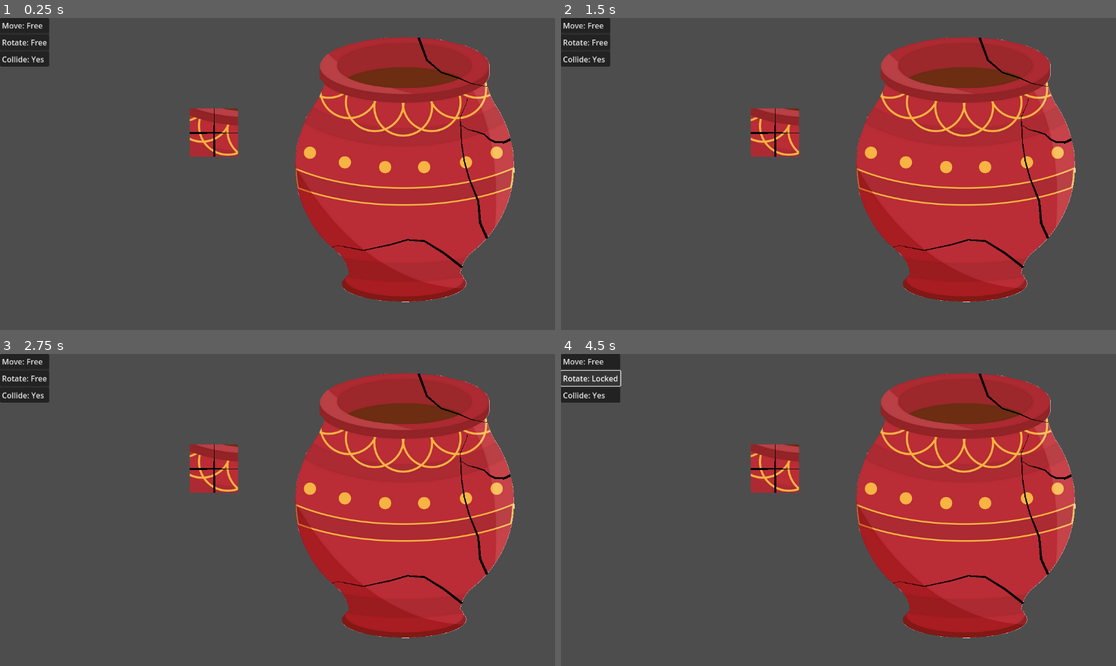
Above: before the commit, frames 1-4 (two rows, left to right).
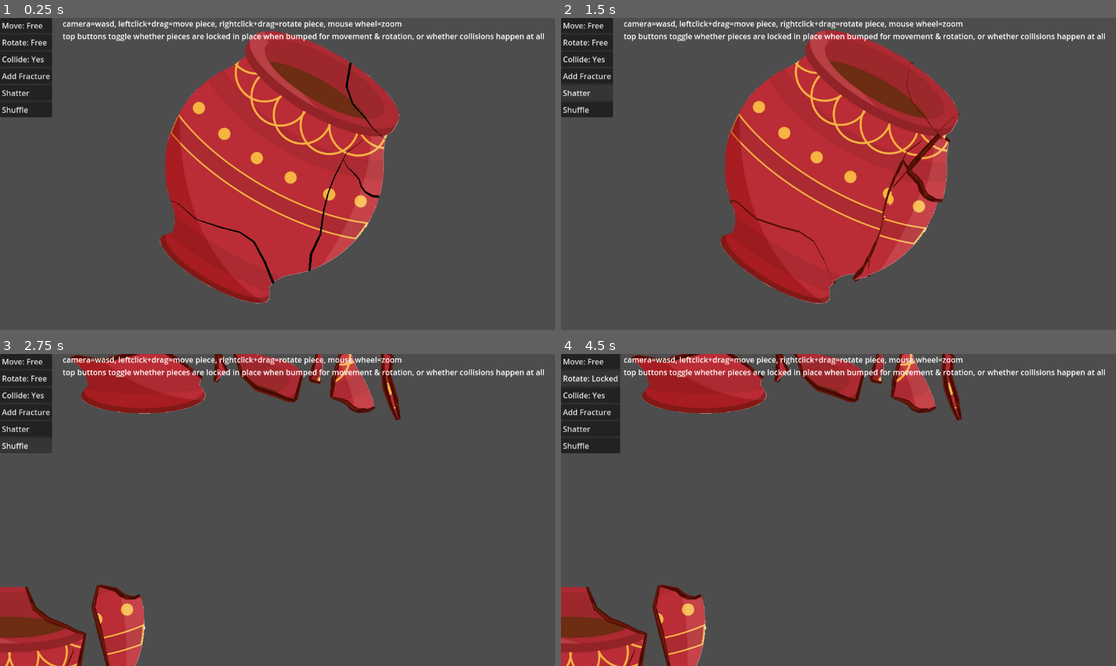
Above: after the commit, the same moments.

Repository: feyrkh/Exploratory
Game: Godot game, scene res://CleaningTable.tscn
The game is run twice, just before and just after one commit, with the same random seed, the same clock (stepped at 60 frames per second) and the same inputs.
Inputs (mouse positions are in pixels of both pictures, inside the frame that each line leads up to):
- Up to frame 1 (0.25 s): no input
- Up to frame 2 (1.5 s): click (588, 77) at 0.5 s, where only the run after the commit has a clickable "Add Fracture"; click (588, 92) at 1.25 s, where only the run after the commit has a clickable "Shatter"
- Up to frame 3 (2.75 s): click (27, 444) at 2 s, where only the run after the commit has a clickable "Shuffle"
- Up to frame 4 (4.5 s): click "Move: Free" at 2.75 s; click "Move: Locked" at 3.5 s; click "Rotate: Free" at 4.25 s

The runs differ from the first frame. In frame 1, 42% of the frame differs, in the area x 0-98%, y 0-92%; in frame 2, 42%; in frame 3, 40%; in frame 4, 40%.

Commit message:
Basic UI

Diff:
--- a/ArcheologyItem.gd
+++ b/ArcheologyItem.gd
@@ -10,7 +10,9 @@
 # if null, the user is not rotating this piece
 var rotate_start_mouse = null
 var rotate_start_item = null
+var rotate_start_item_com_position = null
 var target_rot = null
+var reset_position = null
 
 # Length of all the edges in pixels, used for picking random spots on the edge
 var total_edge_length:float = 0
@@ -148,11 +150,13 @@
 				print("Shattering item")
 				try_shatter()
 			if event.is_action_pressed("rotate_start"):
-				rotate_start_mouse = center.angle_to_point(get_global_mouse_position())
+				rotate_start_mouse = to_global(center_of_mass).angle_to_point(get_global_mouse_position())
 				rotate_start_item = global_rotation
+				rotate_start_item_com_position = to_global(center_of_mass)
 				lock_rotation = false
 				freeze = false
-				print("Starting rotate, initial rotation=", rad_to_deg(global_rotation), ", mouse start angle=", rotate_start_mouse)
+				print("Mouse at ", get_global_mouse_position(), ", COM at ", to_global(center_of_mass))
+				print("Starting rotate, initial rotation=", rad_to_deg(global_rotation), ", mouse start angle=", rad_to_deg(rotate_start_mouse))
 		if drag_start_mouse != null and event.is_action_released("drag_start"):
 			drag_start_mouse = null
 			drag_start_item = null
@@ -168,17 +172,69 @@
 			target_rot = null
 			lock_rotation = Global.lock_rotation
 			freeze = Global.freeze_pieces
+			find_child("target_rot").visible = false
+			find_child("rotate_start_item").visible = false
+			find_child("rotate_start_mouse").visible = false
+			find_child("actual_rot").visible = false
 			print("Stopping rotate")
 	elif drag_start_mouse != null and event is InputEventMouseMotion:
 		target_pos = get_global_mouse_position()
+	elif rotate_start_mouse != null and event is InputEventMouseMotion:
+		target_rot = 0.1 # just something to get the _integrate_forces method started
 	elif hover_idx >= 0 and event.is_action_pressed("delete_item"):
 		print("Deleting item ", self)
-		queue_free()
 
 func _integrate_forces(state):
+	if reset_position != null:
+		state.transform = state.transform.rotated(-state.transform.get_rotation())
+		state.transform.origin = reset_position
+		reset_position = null
+		freeze = Global.freeze_pieces
 	if target_pos != null:
 		var desired_motion = drag_start_item - global_position + target_pos - drag_start_mouse
 		state.linear_velocity = desired_motion * 25
+	if target_rot != null:
+		#var direction
+		#if (global_rotation <= target_rot) and (target_rot - global_rotation < PI):
+		#	direction = 1
+		#elif (target_rot <= global_rotation) and (global_rotation - target_rot < PI):
+		#	direction = -1
+		#elif (global_rotation <= target_rot) and (target_rot - global_rotation < PI):
+		#	direction = -1
+		#elif (target_rot <= global_rotation) and (global_rotation - target_rot < PI):
+		#	direction = 1
+		#else:
+		#	direction = target_rot - global_rotation
+		#var actual_rot = rotate_start_item - global_rotation
+		#print("target: ", rad_to_deg(target_rot), ", actual: ", rad_to_deg(actual_rot))
+		#if target_rot < global_rotation:
+			#angular_velocity = -abs(target_rot - global_rotation) * 5
+			##print("Rot neg, ", global_rotation, " to ", target_rot)
+		#elif target_rot > global_rotation:
+			#angular_velocity = abs(target_rot - global_rotation) * 5
+			##print("Rot pos, ", global_rotation, " to ", target_rot)
+		#else:
+			#print("Reached position? ", global_rotation, " vs ", target_rot)		var item_center = to_global(center_of_mass)
+		var item_center = to_global(center_of_mass)
+		var mouse_cursor = get_global_mouse_position()
+		var angle_from_item_to_mouse = item_center.angle_to_point(mouse_cursor)
+		var offset_from_original_angle = angle_from_item_to_mouse - rotate_start_mouse
+		var distance_already_rotated = global_rotation - rotate_start_item
+		var distance_to_rotate = offset_from_original_angle - distance_already_rotated
+		#state.transform.origin += item_center - rotate_start_item_com_position
+		#rotate_start_item_com_position = to_global(center_of_mass)
+		if distance_to_rotate >= PI:
+			distance_to_rotate -= 2*PI
+		elif distance_to_rotate <= -PI:
+			distance_to_rotate += 2*PI
+		#print("item_center=%s, mouse_cursor=%s, angle_from_item_to_mouse=%s, offset_from_original_angle=%s, distance_already_rotated=%s, distance_to_rotate=%s" %
+		#[item_center, mouse_cursor, rad_to_deg(angle_from_item_to_mouse), rad_to_deg(offset_from_original_angle), rad_to_deg(distance_already_rotated), rad_to_deg(distance_to_rotate)])
+		target_rot = distance_to_rotate
+		while target_rot > PI:
+			target_rot -= PI
+		while target_rot < -PI:
+			target_rot += PI
+		angular_velocity = target_rot * 15
 
 func _on_mouse_shape_entered(shape_idx):
 	sprite.modulate = Color.AQUAMARINE
@@ -205,12 +261,14 @@
 	# look at each scar in turn
 	var scar_count = scars.get_child_count()
 	var break_path
+	var scar1:ItemScar
+	var scar2:ItemScar
 	for pt_idx in range(collision.polygon.size()):
 		if break_path != null: break
 		var next_pt_idx = (pt_idx + 1) % collision.polygon.size()
 		for scar1_idx in range(scar_count):
 			if break_path != null: break
-			var scar1:ItemScar = scars.get_child(scar1_idx)
+			scar1 = scars.get_child(scar1_idx)
 			# check if that scar intersects the same edge on both sides, if so that's our break path
 			var scar1_intersect = scar1.get_edge_intersections(collision.polygon[pt_idx], collision.polygon[next_pt_idx])
 			if scar1_intersect == null:
@@ -220,12 +278,13 @@
 				break
 			# otherwise, look for any scar which intersects with this one, our break path is the first scar up to the intersection point, then follow the second scar back to its start
 			for scar2_idx in range(scar1_idx+1, scar_count):
-				var scar2 = scars.get_child(scar2_idx)
+				scar2 = scars.get_child(scar2_idx)
 				var scar1_intersect_scar2 = scar1.intersect_scar(scar2, false, false)
 				if scar1_intersect_scar2:
 					break_path = scar1_intersect_scar2[0]
 					break
 			if !break_path:
+				scar2 = null
 				# Finally, if no other scars intersect this one, look at whether the endpoint of this scar intersects any other edges
 				for endpt_idx in range(collision.polygon.size()):
 					var next_endpt_idx = (endpt_idx + 1) % collision.polygon.size()
@@ -240,7 +299,7 @@
 	# expand our break path
 	# this doesn't work like I want it to, gonna write my own
 	#var break_poly := Geometry2D.offset_polyline(PackedVector2Array(break_path), 5, Geometry2D.JOIN_MITER, Geometry2D.END_JOINED)
-	var break_poly = MyGeom.inflate_polyline(break_path, 0.5)
+	var break_poly = MyGeom.inflate_polyline(break_path, 1)
 	# intersect our break path with our existing polygon
 	var clipped_polygons = Geometry2D.clip_polygons(collision.polygon, break_poly)
 	for poly in clipped_polygons:
--- a/ArcheologyItem.tscn
+++ b/ArcheologyItem.tscn
@@ -16,7 +16,8 @@
 can_sleep = false
 linear_damp_mode = 1
 linear_damp = 20.171
-angular_damp = 18.364
+angular_damp_mode = 1
+angular_damp = 30.0
 script = ExtResource("1_yx51a")
 metadata/_edit_lock_ = true
 
@@ -40,5 +41,18 @@
 z_index = -3
 z_as_relative = false
 
+[node name="target_rot" type="Label" parent="."]
+offset_left = 208.0
+offset_right = 248.0
+offset_bottom = 23.0
+
+[node name="rotate_start_item" type="Line2D" parent="."]
+
+[node name="rotate_start_mouse" type="Line2D" parent="."]
+default_color = Color(1, 0, 0.0862745, 1)
+
+[node name="actual_rot" type="Line2D" parent="."]
+default_color = Color(0.0196078, 0, 1, 1)
+
 [connection signal="mouse_shape_entered" from="." to="." method="_on_mouse_shape_entered"]
 [connection signal="mouse_shape_exited" from="." to="." method="_on_mouse_shape_exited"]
--- a/CleaningTable.gd
+++ b/CleaningTable.gd
@@ -1,12 +1,22 @@
 extends Node2D
+const CAMERA_MOVE_SPEED := 10
+const ZOOM_INCREMENT := Vector2(0.1, 0.1)
+@onready var camera:Camera2D = find_child("Camera2D")
+
+func _process(_delta):
+	var movement = Input.get_vector("left", "right", "up", "down")
+	if movement != Vector2.ZERO:
+		camera.position += movement * CAMERA_MOVE_SPEED / camera.zoom.x
 
 func _unhandled_input(event):
-	if event.is_action_pressed("add_crack"):
-		find_child("Pot3").random_scar()
-		get_viewport().set_input_as_handled()
-	elif event.is_action_pressed("toggle_lock_rotation"):
-		Global.lock_rotation = !Global.lock_rotation
-		get_viewport().set_input_as_handled()
+	if event.is_action("zoom_in"):
+		camera.zoom += ZOOM_INCREMENT
+		if camera.zoom.x > 4.0:
+			camera.zoom = Vector2(4, 4)
+	elif event.is_action("zoom_out"):
+		camera.zoom -= ZOOM_INCREMENT
+		if camera.zoom.x < 0.2:
+			camera.zoom = Vector2(0.2, 0.2)
 
 
 # Called when the node enters the scene tree for the first time.
@@ -38,7 +48,7 @@
 		#pot2.random_scar()
 		pot3.random_scar()
 
-	var square = find_child("Square")
+	#var square = find_child("Square")
 	#square.specific_scar(Vector2(100, 151), Vector2(160, 150), 0, 0.5, 0.5) # from left
 	#square.specific_scar(Vector2(151, 100), Vector2(150, 160), 0, 0.5, 0.5) # from top
 	#square.specific_scar(Vector2(200, 151), Vector2(140, 150), 0, 0.5, 0.5) # from right
@@ -47,8 +57,8 @@
 	#square.specific_scar(Vector2(100, 199), Vector2(160, 140), 0, 0.5, 0.5) # from bottom-left
 
 
-	square.specific_scar(Vector2(151, 200), Vector2(150, 40), 0, 0.5, 0.5) # from bottom, long
-	square.specific_scar(Vector2(100, 151), Vector2(260, 150), 0, 0.5, 0.5) # from left, long
+	#square.specific_scar(Vector2(151, 200), Vector2(150, 40), 0, 0.5, 0.5) # from bottom, long
+	#square.specific_scar(Vector2(100, 151), Vector2(260, 150), 0, 0.5, 0.5) # from left, long
 
 
 func _on_freeze_button_pressed():
@@ -79,3 +89,44 @@
 		find_child("LockRotateButton").text = "Rotate: Locked"
 	else:
 		find_child("LockRotateButton").text = "Rotate: Free"
+
+
+func _on_add_fracture_button_pressed():
+	find_child("Pot3").random_scar()
+
+
+func _on_shatter_button_pressed():
+	find_child("Pot3").try_shatter()
+
+
+func _on_shuffle_button_pressed():
+	var pieces = find_child("Pieces").get_children()
+	pieces.shuffle()
+	var cur_min_x = 150
+	var cur_min_y = 0
+	var max_x = get_viewport_rect().size.x
+	var cur_row_height = 0
+	for piece in pieces:
+		piece.global_rotation = 0
+		var poly = piece.find_child("CollisionPolygon2D").polygon
+		var bb_xmin = 9999999
+		var bb_ymin = 9999999
+		var bb_xmax = -9999999
+		var bb_ymax = -9999999
+		for pt in poly:
+			if pt.x < bb_xmin: bb_xmin = pt.x
+			if pt.y < bb_ymin: bb_ymin = pt.y
+			if pt.x > bb_xmax: bb_xmax = pt.x
+			if pt.y > bb_ymax: bb_ymax = pt.y
+		if cur_row_height < (bb_ymax - bb_ymin) + 10:
+			cur_row_height = (bb_ymax - bb_ymin) + 10
+		# check if there's room left on this row
+		var space_needed = bb_xmax - bb_xmin + 20
+		if space_needed + cur_min_x > max_x:
+			cur_min_x = 200
+			cur_min_y += cur_row_height
+			cur_row_height = 0
+		else:
+			cur_min_x += space_needed
+		piece.reset_position = Vector2(cur_min_x - space_needed - bb_xmin, cur_min_y - bb_ymin)
+		piece.freeze = false #should get reset to whatever it should be after the position is changed
--- a/CleaningTable.tscn
+++ b/CleaningTable.tscn
@@ -1,26 +1,22 @@
-[gd_scene load_steps=4 format=3 uid="uid://dsqjk8ggv547x"]
+[gd_scene load_steps=3 format=3 uid="uid://dsqjk8ggv547x"]
 
 [ext_resource type="PackedScene" uid="uid://lxehddere6da" path="res://ArcheologyItem.tscn" id="1_7dktr"]
 [ext_resource type="Script" path="res://CleaningTable.gd" id="1_avayf"]
-[ext_resource type="PackedScene" uid="uid://cop6kl2ttusns" path="res://ArcheologySquare.tscn" id="3_61cpd"]
 
 [node name="CleaningTable" type="Node2D"]
 script = ExtResource("1_avayf")
 
-[node name="Pot1" parent="." instance=ExtResource("1_7dktr")]
-position = Vector2(1473, 176)
+[node name="Camera2D" type="Camera2D" parent="."]
+position = Vector2(578, 328)
+position_smoothing_enabled = true
 
-[node name="Pot2" parent="." instance=ExtResource("1_7dktr")]
-position = Vector2(-569, 98)
+[node name="Pieces" type="Node2D" parent="."]
+metadata/_edit_lock_ = true
 
-[node name="Pot3" parent="." instance=ExtResource("1_7dktr")]
-position = Vector2(599, 39)
+[node name="Pot3" parent="Pieces" instance=ExtResource("1_7dktr")]
+position = Vector2(334, 46)
 linear_damp = 30.0
-angular_damp_mode = 1
-angular_damp = 16.0
-
-[node name="Square" parent="." instance=ExtResource("3_61cpd")]
-position = Vector2(294, 88)
+angular_velocity = 31.4159
 
 [node name="CanvasLayer" type="CanvasLayer" parent="."]
 
@@ -33,20 +29,51 @@
 
 [node name="FreezeButton" type="Button" parent="CanvasLayer/PanelContainer/HBoxContainer"]
 layout_mode = 2
+focus_mode = 0
 toggle_mode = true
 text = "Move: Free"
 alignment = 0
 
 [node name="LockRotateButton" type="Button" parent="CanvasLayer/PanelContainer/HBoxContainer"]
 layout_mode = 2
+focus_mode = 0
 text = "Rotate: Locked"
 alignment = 0
 
 [node name="CollideButton" type="Button" parent="CanvasLayer/PanelContainer/HBoxContainer"]
 layout_mode = 2
+focus_mode = 0
 text = "Collide: Yes"
 alignment = 0
+
+[node name="AddFractureButton" type="Button" parent="CanvasLayer/PanelContainer/HBoxContainer"]
+layout_mode = 2
+focus_mode = 0
+text = "Add Fracture"
+alignment = 0
+
+[node name="ShatterButton" type="Button" parent="CanvasLayer/PanelContainer/HBoxContainer"]
+layout_mode = 2
+focus_mode = 0
+text = "Shatter"
+alignment = 0
+
+[node name="ShuffleButton" type="Button" parent="CanvasLayer/PanelContainer/HBoxContainer"]
+layout_mode = 2
+focus_mode = 0
+text = "Shuffle"
+alignment = 0
+
+[node name="Label" type="Label" parent="CanvasLayer"]
+offset_left = 130.0
+offset_right = 1141.0
+offset_bottom = 49.0
+text = "camera=wasd, leftclick+drag=move piece, rightclick+drag=rotate piece, mouse wheel=zoom
+top buttons toggle whether pieces are locked in place when bumped for movement & rotation, or whether collisions happen at all"
 
 [connection signal="pressed" from="CanvasLayer/PanelContainer/HBoxContainer/FreezeButton" to="." method="_on_freeze_button_pressed"]
 [connection signal="pressed" from="CanvasLayer/PanelContainer/HBoxContainer/LockRotateButton" to="." method="_on_lock_rotate_button_pressed"]
 [connection signal="pressed" from="CanvasLayer/PanelContainer/HBoxContainer/CollideButton" to="." method="_on_collide_button_pressed"]
+[connection signal="pressed" from="CanvasLayer/PanelContainer/HBoxContainer/AddFractureButton" to="." method="_on_add_fracture_button_pressed"]
+[connection signal="pressed" from="CanvasLayer/PanelContainer/HBoxContainer/ShatterButton" to="." method="_on_shatter_button_pressed"]
+[connection signal="pressed" from="CanvasLayer/PanelContainer/HBoxContainer/ShuffleButton" to="." method="_on_shuffle_button_pressed"]
--- a/project.godot
+++ b/project.godot
@@ -51,6 +51,36 @@
 "events": [Object(InputEventKey,"resource_local_to_scene":false,"resource_name":"","device":-1,"window_id":0,"alt_pressed":false,"shift_pressed":false,"ctrl_pressed":false,"meta_pressed":false,"pressed":false,"keycode":0,"physical_keycode":82,"key_label":0,"unicode":114,"echo":false,"script":null)
 ]
 }
+left={
+"deadzone": 0.5,
+"events": [Object(InputEventKey,"resource_local_to_scene":false,"resource_name":"","device":-1,"window_id":0,"alt_pressed":false,"shift_pressed":false,"ctrl_pressed":false,"meta_pressed":false,"pressed":false,"keycode":0,"physical_keycode":65,"key_label":0,"unicode":97,"echo":false,"script":null)
+]
+}
+right={
+"deadzone": 0.5,
+"events": [Object(InputEventKey,"resource_local_to_scene":false,"resource_name":"","device":-1,"window_id":0,"alt_pressed":false,"shift_pressed":false,"ctrl_pressed":false,"meta_pressed":false,"pressed":false,"keycode":0,"physical_keycode":68,"key_label":0,"unicode":100,"echo":false,"script":null)
+]
+}
+up={
+"deadzone": 0.5,
+"events": [Object(InputEventKey,"resource_local_to_scene":false,"resource_name":"","device":-1,"window_id":0,"alt_pressed":false,"shift_pressed":false,"ctrl_pressed":false,"meta_pressed":false,"pressed":false,"keycode":0,"physical_keycode":87,"key_label":0,"unicode":119,"echo":false,"script":null)
+]
+}
+down={
+"deadzone": 0.5,
+"events": [Object(InputEventKey,"resource_local_to_scene":false,"resource_name":"","device":-1,"window_id":0,"alt_pressed":false,"shift_pressed":false,"ctrl_pressed":false,"meta_pressed":false,"pressed":false,"keycode":0,"physical_keycode":83,"key_label":0,"unicode":115,"echo":false,"script":null)
+]
+}
+zoom_in={
+"deadzone": 0.5,
+"events": [Object(InputEventMouseButton,"resource_local_to_scene":false,"resource_name":"","device":-1,"window_id":0,"alt_pressed":false,"shift_pressed":false,"ctrl_pressed":false,"meta_pressed":false,"button_mask":0,"position":Vector2(0, 0),"global_position":Vector2(0, 0),"factor":1.0,"button_index":4,"canceled":false,"pressed":false,"double_click":false,"script":null)
+]
+}
+zoom_out={
+"deadzone": 0.5,
+"events": [Object(InputEventMouseButton,"resource_local_to_scene":false,"resource_name":"","device":-1,"window_id":0,"alt_pressed":false,"shift_pressed":false,"ctrl_pressed":false,"meta_pressed":false,"button_mask":0,"position":Vector2(0, 0),"global_position":Vector2(0, 0),"factor":1.0,"button_index":5,"canceled":false,"pressed":false,"double_click":false,"script":null)
+]
+}
 
 [layer_names]
 
Not shown, added: Exploratory.exe
Not shown, added: Exploratory.pck
